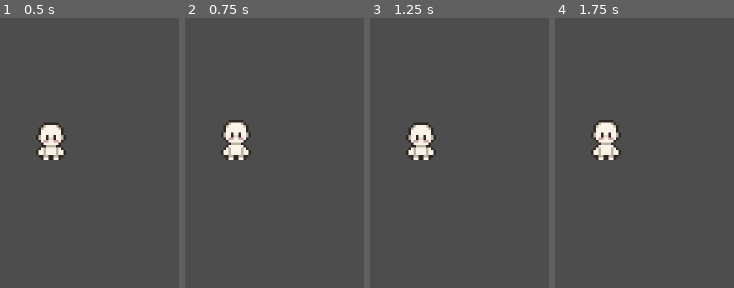
Above: before the commit, frames 1-4 (left to right).
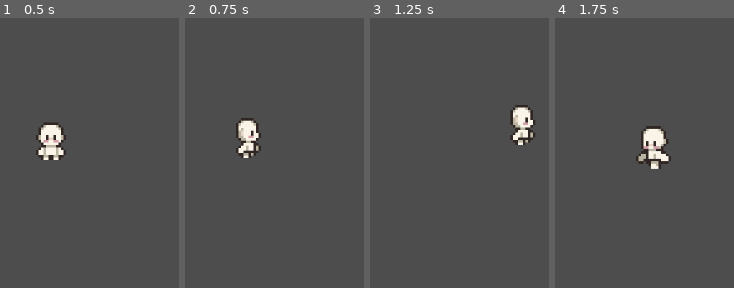
Above: after the commit, the same moments.

Repository: georgiamal/fishing-game
Game: Godot game, scene res://scenes/main.tscn
The game is run twice, just before and just after one commit, with the same random seed, the same clock (stepped at 60 frames per second) and the same inputs.
Inputs (mouse positions are in pixels of both pictures, inside the frame that each line leads up to):
- Up to frame 1 (0.5 s): no input
- Up to frame 2 (0.75 s): tap Enter (ui_accept) at 0.5, 0.6 s; move the mouse to (340, 120) at 0.52 s; hold Right (ui_right) from 0.53 s (still down); click (340, 120) at 0.67 s
- Up to frame 3 (1.25 s): keep holding Right (ui_right); tap Enter (ui_accept) at 0.77, 1.07 s
- Up to frame 4 (1.75 s): keep holding Right (ui_right); move the mouse to (outside the picture) at 1.27 s; tap Enter (ui_accept) at 1.35, 1.52 s; click (outside the picture) at 1.42 s

Frame 1 is identical in both runs. In frame 2, 2.6% of the frame differs, in the area x 20-43%, y 37-53%; in frame 3, 3.5%; in frame 4, 3.9%, in the area x 20-65%, y 37-56%.

Commit message:
player animation done

Diff:
--- a/game/scenes/player.tscn
+++ b/game/scenes/player.tscn
@@ -1,6 +1,7 @@
 [gd_scene format=3 uid="uid://rtbnh6stnx"]
 
 [ext_resource type="Texture2D" uid="uid://bvd8mpu3mwk3y" path="res://assets/16x16/16x16 Idle-Sheet.png" id="1_g2els"]
+[ext_resource type="Script" uid="uid://eedt0jd2d7lp" path="res://scripts/player.gd" id="1_qhqgy"]
 [ext_resource type="Texture2D" uid="uid://cijxwwfw73uhg" path="res://assets/16x16/16x16 Walk-Sheet.png" id="2_qhqgy"]
 
 [sub_resource type="AtlasTexture" id="AtlasTexture_dqkch"]
@@ -338,8 +339,9 @@
 
 [node name="player" type="CharacterBody2D" unique_id=537808465]
 scale = Vector2(4, 4)
+script = ExtResource("1_qhqgy")
 
 [node name="AnimatedSprite2D" type="AnimatedSprite2D" parent="." unique_id=667389345]
 sprite_frames = SubResource("SpriteFrames_u8vuu")
-animation = &"idle_down"
+animation = &"walk_up"
 autoplay = "idle_down"
--- a/game/scripts/player.gd
+++ b/game/scripts/player.gd
@@ -1,25 +1,70 @@
 extends CharacterBody2D
 
+const SPEED = 300.0
+var target_position = Vector2.ZERO
+var is_moving = false
+var last_direction = "down"
+var stop_distance = 5.0
 
-const SPEED = 300.0
-const JUMP_VELOCITY = -400.0
+@onready var sprite = $AnimatedSprite2D
 
+func _ready() -> void:
+	target_position = global_position
+
+func _input(event):
+#	for touch
+	if event is InputEventScreenTouch and event.pressed:
+		target_position = event.position
+		is_moving = true
+#	for mouse
+	elif event is InputEventMouseButton and event.pressed and event.button_index == MOUSE_BUTTON_LEFT:
+		target_position = get_global_mouse_position()
+		is_moving = true
 
 func _physics_process(delta: float) -> void:
-	# Add the gravity.
-	if not is_on_floor():
-		velocity += get_gravity() * delta
+	if is_moving:
+		var direction = (target_position - global_position).normalized()
+		var distance = global_position.distance_to(target_position)
 
-	# Handle jump.
-	if Input.is_action_just_pressed("ui_accept") and is_on_floor():
-		velocity.y = JUMP_VELOCITY
+		if distance <= stop_distance:
+			is_moving = false
+			velocity = Vector2.ZERO
+#			keep direction when idle after movement
+			var idle_direction = "idle_" + last_direction
+			sprite.play(idle_direction)
+		else:
+			var angle = rad_to_deg(direction.angle())
+			velocity = direction * SPEED
+			update_animation(angle)
 
-	# Get the input direction and handle the movement/deceleration.
-	# As good practice, you should replace UI actions with custom gameplay actions.
-	var direction := Input.get_axis("ui_left", "ui_right")
-	if direction:
-		velocity.x = direction * SPEED
-	else:
-		velocity.x = move_toward(velocity.x, 0, SPEED)
+		move_and_slide()
 
-	move_and_slide()
+func update_animation(angle: float):
+	var result = get_animation_from_angle(angle)
+	if result:
+		last_direction = result[0]
+		var flip_flag = result[1]
+
+		var animation_name = "walk_" + last_direction
+		sprite.flip_h = flip_flag
+		sprite.play(animation_name)
+
+func get_animation_from_angle(angle):
+#	uses angle and return animation name and flip flag
+	# Y axis is *FLIPPED*
+	if (angle >= -22.5 && angle <= 22.5):
+		return ["right", false]
+	elif (angle > 22.5 && angle < 67.5):
+		return ["ddown", false]
+	elif (angle >= 67.5 && angle <= 112.5):
+		return ["down", false]
+	elif (angle > 112.5 && angle < 157.5):
+		return ["ddown", true]
+	elif (angle >= 157.5 || angle <= -157.5):
+		return ["right", true]
+	elif (angle > -157.5 && angle < -112.5):
+		return ["dup", true]
+	elif (angle >= -112.5 && angle <= -67.5):
+		return ["up", false]
+	elif (angle > -67.5 && angle < -22.5):
+		return ["dup", false]
